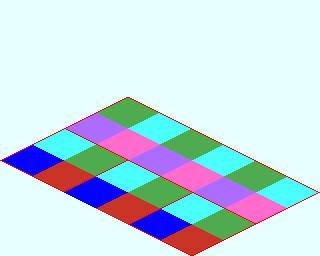
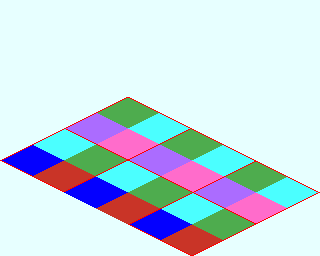
Before/after of a 320×256 layered artwork. What changed in the layer stack:
painted on "Base_Plate_3x6.png" over bbox(128, 129, 256, 192)
